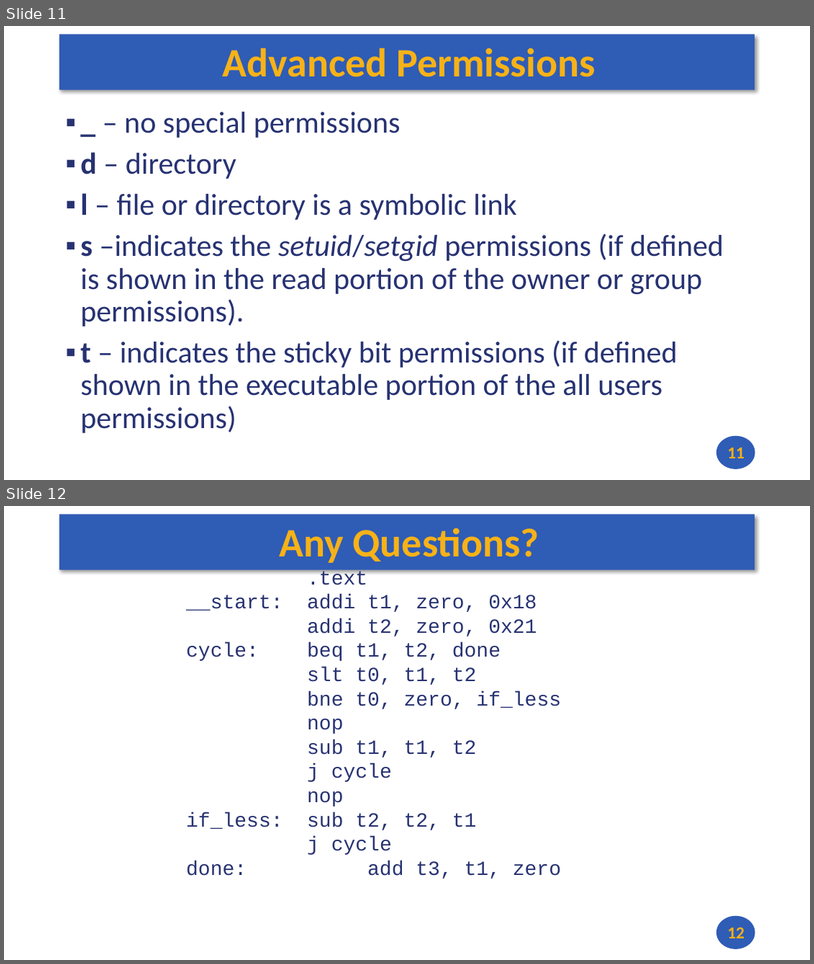
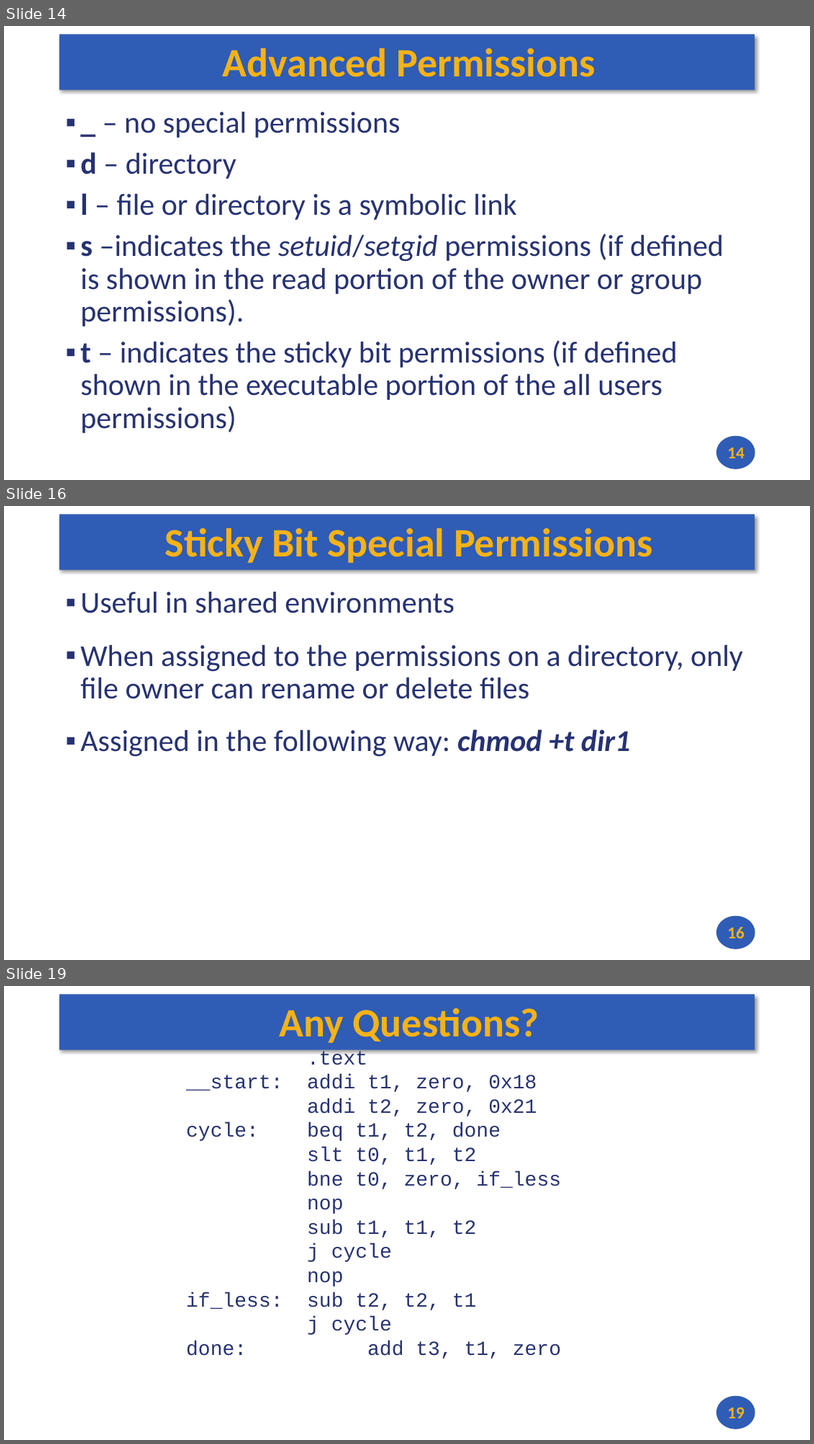
Before and after one commit to andrewt0301/hse-acos-course, a slide deck: docs/part2os/10_Permissions/OS_Lecture_10.pptx. Shown one above the other, each under a label of ours: slides 11 and 12 before the commit, slides 14, 16 and 19 after it; the slides between them are not shown. The pictures are 814x964 and 814x1444 pixels, drawn with LibreOffice and Linux fonts; fonts in the diff are those of the drawing. Boxes give left, top, right and bottom in pixels: in the first picture for what was removed or moved away, otherwise in the second. Text is boxed around its words. In the diff, an @@ line names an element or a change of style, - is before the commit and + after.

```diff
--- a/docs/part2os/10_Permissions/OS_Lecture_10.pptx
+++ b/docs/part2os/10_Permissions/OS_Lecture_10.pptx
@@ slide 16 added at [4, 506, 810, 960], background #FFFFFF; not listed: 2 template elements that a slide beside it also shows @@
@@ title added at [165, 528, 653, 563], 48 pt, text #F7B217, bold @@
+Sticky Bit Special Permissions
@@ text added at [80, 592, 743, 757], 36 pt, text #273272 @@
+▪ Useful in shared environments
+▪ When assigned to the permissions on a directory, only file owner can rename or delete files
+▪ Assigned in the following way: chmod +t dir1
@@ page number added at [728, 926, 745, 938], 20 pt, text #F7B217, bold @@
+16
@@ what was slide 11 is now slide 14 @@
@@ page number at [728, 447, 745, 458]: text changed @@
-11
+14
@@ what was slide 12 is now slide 19 @@
@@ page number at [728, 1406, 745, 1418]: text changed @@
-12
+19
```
Also in this commit, not shown: 1 slide changed, 6 other slides added, 1 other file.
